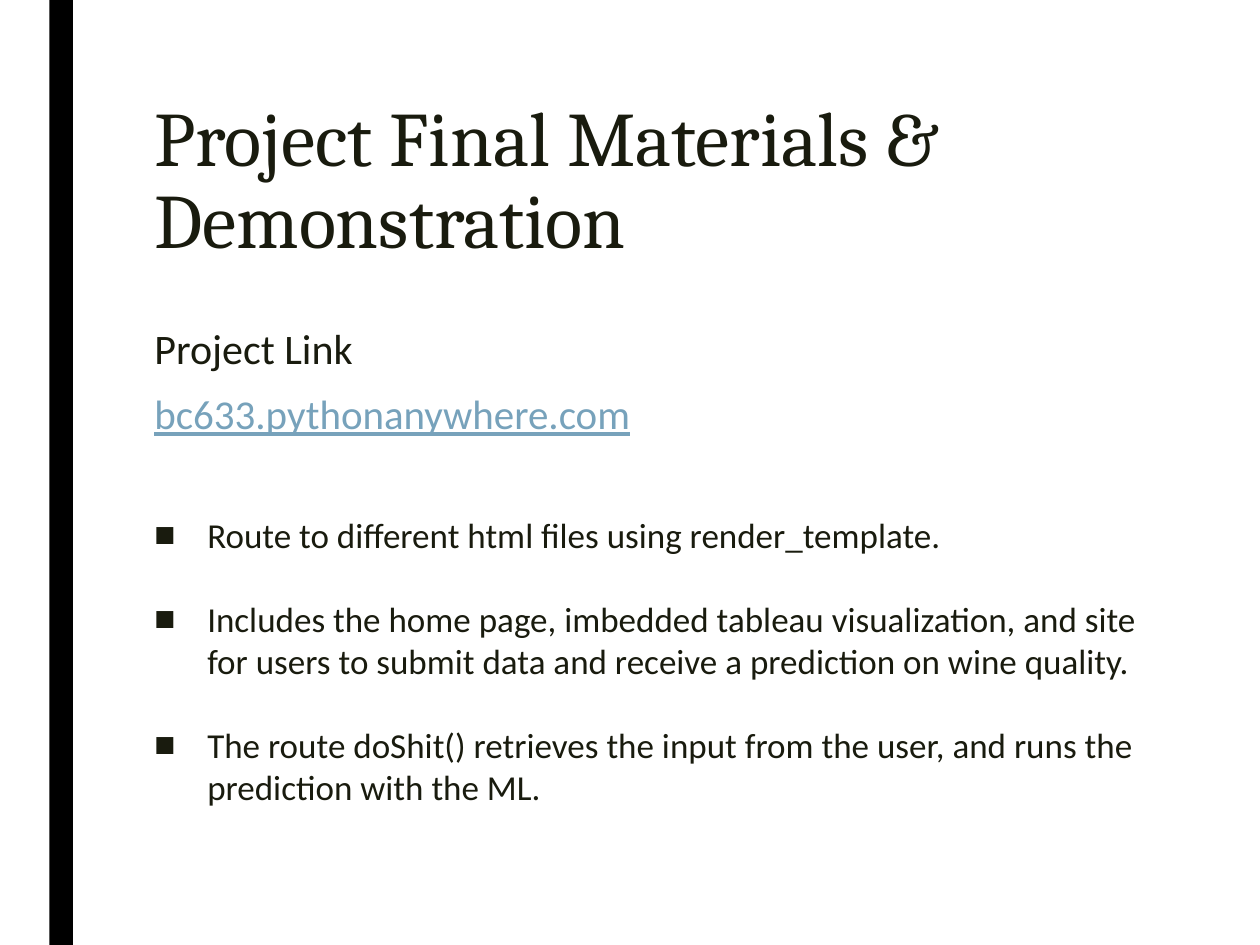
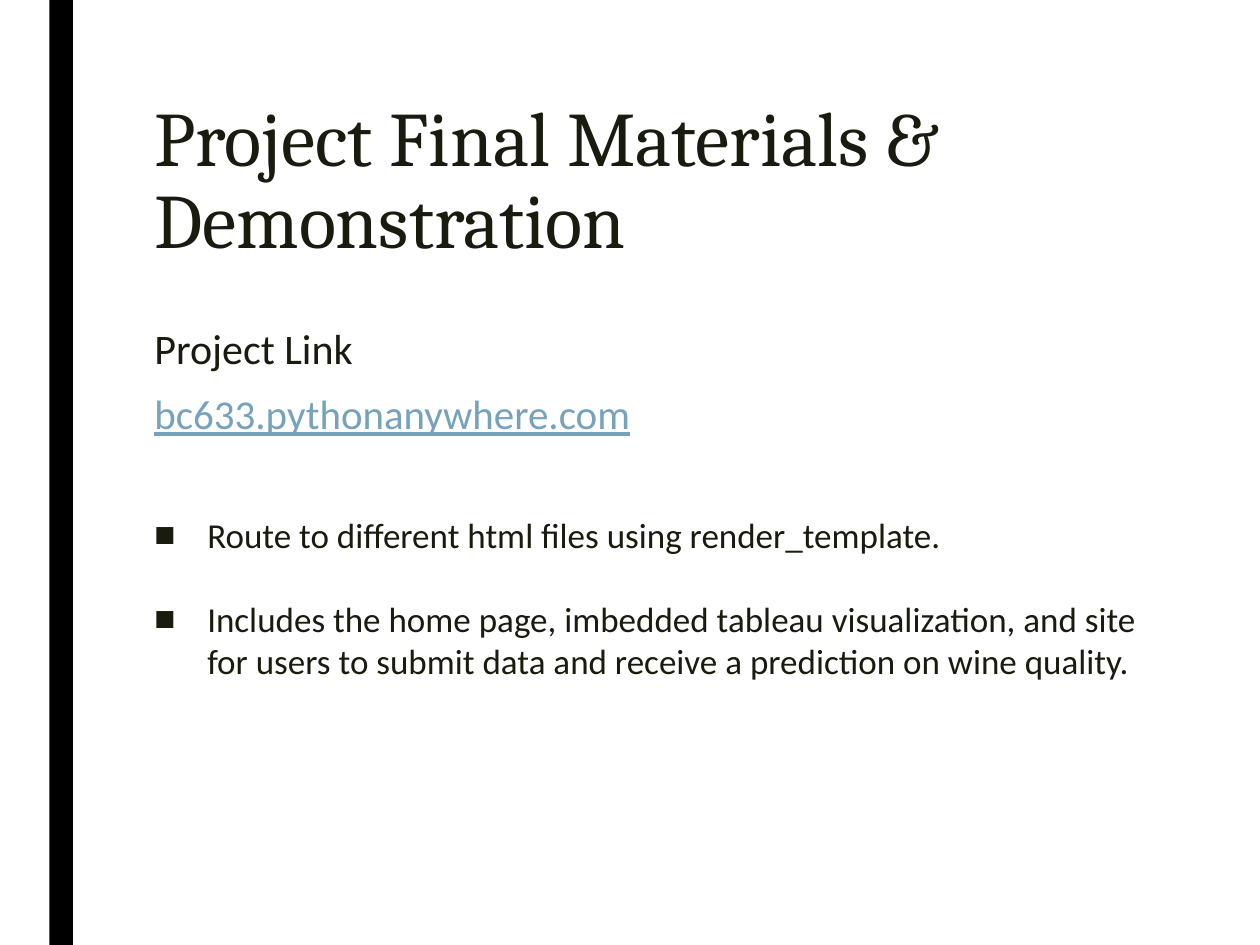
Before and after one commit to Bskinner633/Final-Project-Vino, a slide deck: slide 14 of Slide Show/Presentation_Final_Project_Team_Wine.pptx. Drawn at 1260x945 pixels with LibreOffice and Linux fonts; fonts in the diff are those of the drawing. Boxes give left, top, right and bottom in pixels: in the first picture for what was removed or moved away, otherwise in the second. Text is boxed around its words. In the diff, an @@ line names an element or a change of style, - is before the commit and + after.

Commit message:
Project Presentation - PPTX & PDF

```diff
--- a/Slide Show/Presentation_Final_Project_Team_Wine.pptx
+++ b/Slide Show/Presentation_Final_Project_Team_Wine.pptx
@@ text at (207, 732, 1133, 806): paragraph removed @@
-■ The route doShit() retrieves the input from the user, and runs the prediction with the ML.
```
Also in this commit, not shown: 1 other slide changed, 1 other file.
